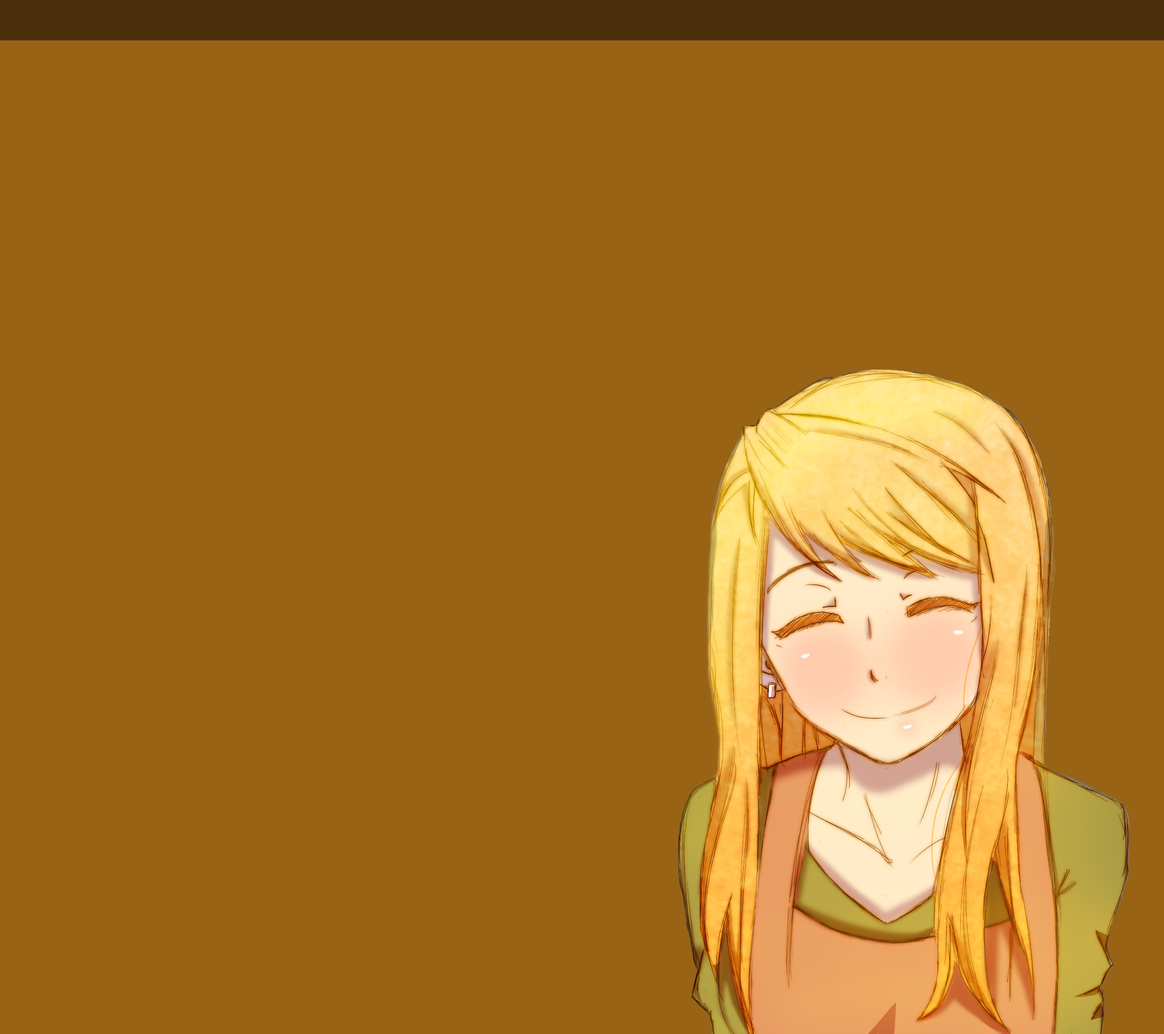
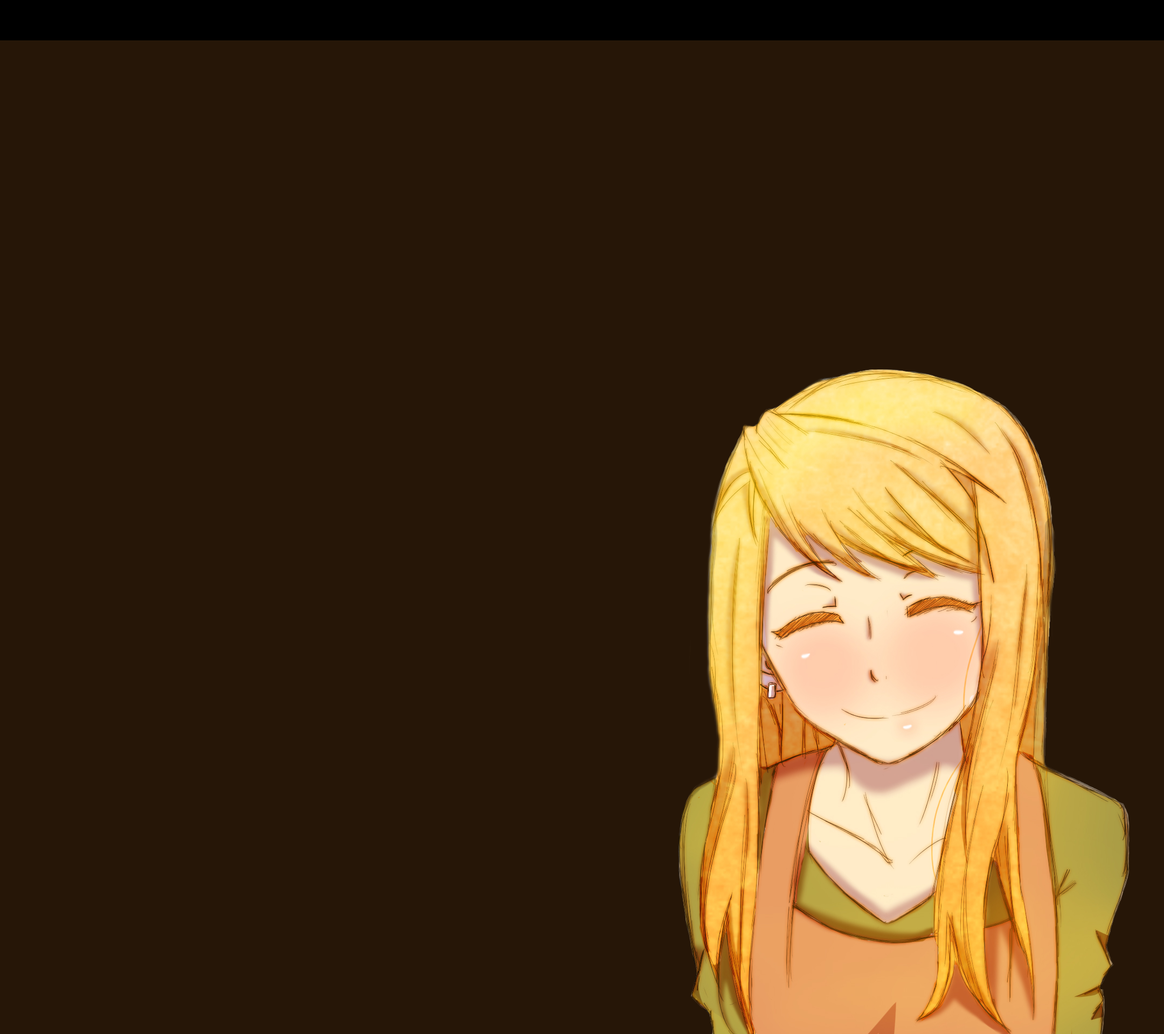
Before/after of a w=1164, h=1034 layered artwork. What changed in the layer stack:
painted on "barra" over 0, 0, 1164, 41
painted on "fondo" over 0, 0, 1164, 1034
